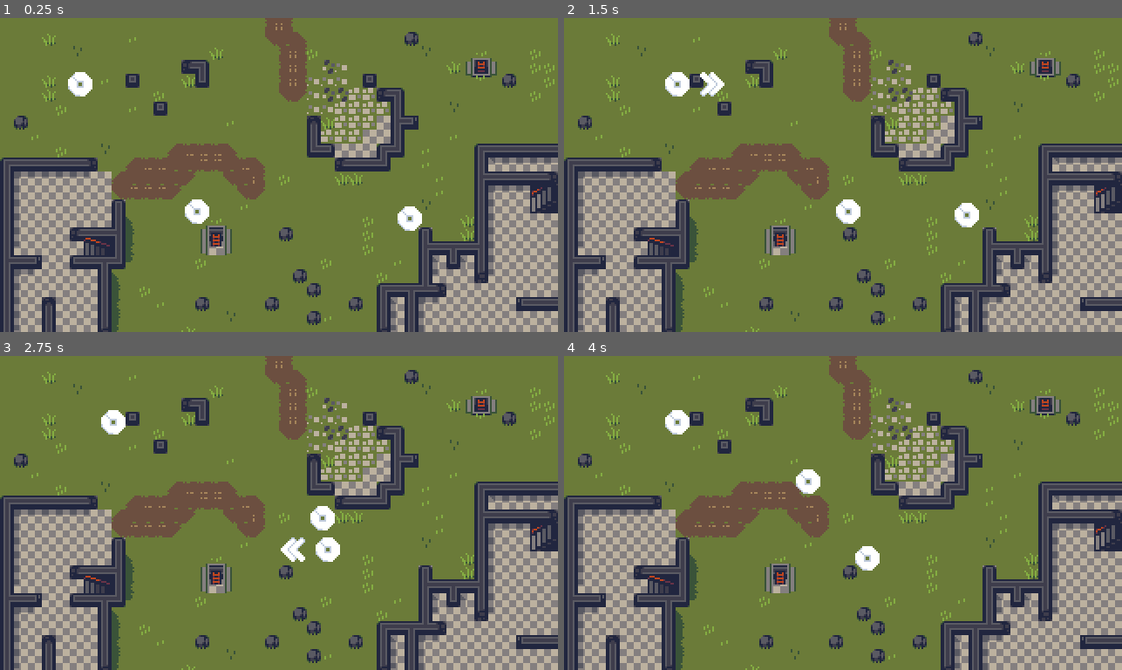
Above: before the commit, frames 1-4 (two rows, left to right).
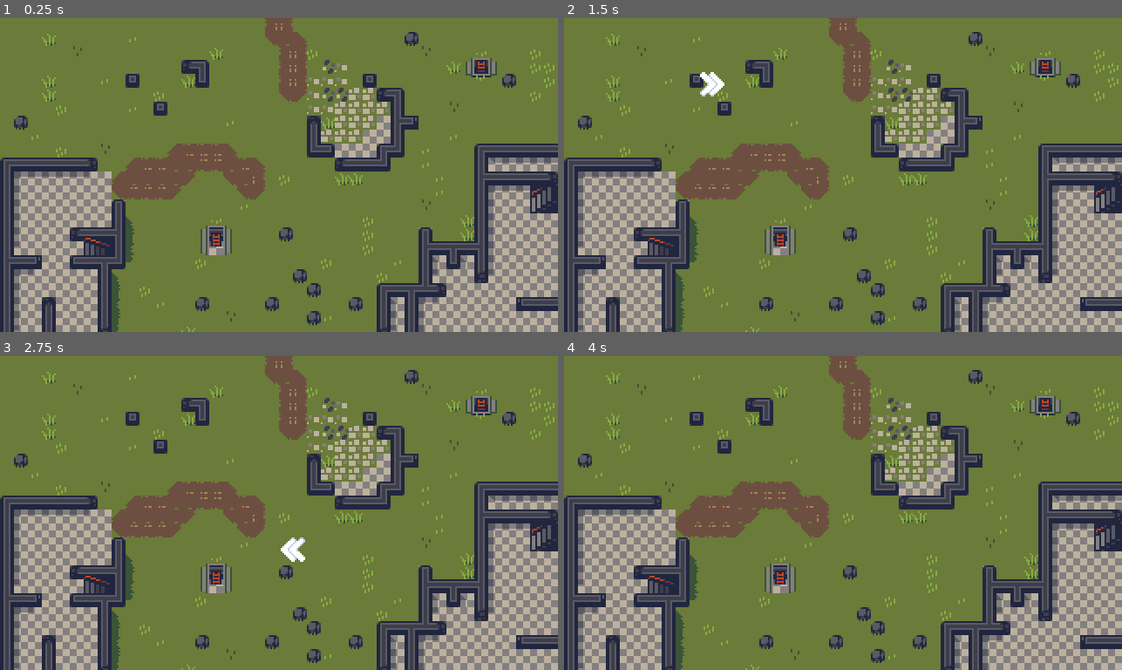
Above: after the commit, the same moments.

Repository: Lysquid/GMTK-2023
Game: Godot game, scene res://src/main.tscn
Two runs of this game, one before a commit and one after it. Both use one fixed random seed, a clock stepped at 60 frames per second and the inputs below.
Inputs (mouse positions are in pixels of both pictures, inside the frame that each line leads up to):
- Up to frame 1 (0.25 s): no input
- Up to frame 2 (1.5 s): move the mouse to (971, 218) at 0.52 s; click (971, 218) at 0.6 s; move the mouse to (675, 83) at 1.27 s; click (675, 83) at 1.35 s
- Up to frame 3 (2.75 s): move the mouse to (318, 550) at 2.02 s; click (318, 550) at 2.1 s
- Up to frame 4 (4 s): move the mouse to (815, 575) at 2.77 s; click (815, 575) at 2.85 s; move the mouse to (1010, 560) at 3.52 s; click (1010, 560) at 3.6 s

The runs differ from the first frame. In frame 1, 0.8% of the frame differs, in the area x 12-76%, y 17-68%; in frame 2, 0.8%; in frame 3, 0.8%; in frame 4, 0.8%.

Commit message:
Add zombie animations

Diff:
--- /dev/null
+++ b/src/entities/headless_zombie.tscn
@@ -0,0 +1,60 @@
+[gd_scene load_steps=10 format=3 uid="uid://bicgawf0etonw"]
+
+[ext_resource type="PackedScene" uid="uid://d3lvcsjo3xb7y" path="res://src/entities/zombie.tscn" id="1_p58vi"]
+[ext_resource type="Texture2D" uid="uid://gt2rwk36bbfw" path="res://assets/characters/png/headless_idle.png" id="2_4klsp"]
+[ext_resource type="Texture2D" uid="uid://bd84maplcarl1" path="res://assets/characters/png/headless_running.png" id="3_5163d"]
+
+[sub_resource type="AtlasTexture" id="AtlasTexture_nhuuj"]
+atlas = ExtResource("2_4klsp")
+region = Rect2(0, 0, 10, 10)
+
+[sub_resource type="AtlasTexture" id="AtlasTexture_exopo"]
+atlas = ExtResource("2_4klsp")
+region = Rect2(10, 0, 10, 10)
+
+[sub_resource type="AtlasTexture" id="AtlasTexture_orm10"]
+atlas = ExtResource("3_5163d")
+region = Rect2(0, 0, 10, 10)
+
+[sub_resource type="AtlasTexture" id="AtlasTexture_xha43"]
+atlas = ExtResource("3_5163d")
+region = Rect2(10, 0, 10, 10)
+
+[sub_resource type="AtlasTexture" id="AtlasTexture_pr0xd"]
+atlas = ExtResource("3_5163d")
+region = Rect2(20, 0, 10, 10)
+
+[sub_resource type="SpriteFrames" id="SpriteFrames_li8ne"]
+animations = [{
+"frames": [{
+"duration": 4.0,
+"texture": SubResource("AtlasTexture_nhuuj")
+}, {
+"duration": 4.0,
+"texture": SubResource("AtlasTexture_exopo")
+}],
+"loop": true,
+"name": &"idle",
+"speed": 5.0
+}, {
+"frames": [{
+"duration": 1.0,
+"texture": SubResource("AtlasTexture_orm10")
+}, {
+"duration": 1.0,
+"texture": SubResource("AtlasTexture_xha43")
+}, {
+"duration": 1.0,
+"texture": SubResource("AtlasTexture_pr0xd")
+}],
+"loop": true,
+"name": &"running",
+"speed": 5.0
+}]
+
+[node name="headless_zombie" instance=ExtResource("1_p58vi")]
+
+[node name="AnimatedSprite2D" parent="." index="1"]
+sprite_frames = SubResource("SpriteFrames_li8ne")
+animation = &"idle"
+frame_progress = 0.428139
--- /dev/null
+++ b/src/entities/normal_zombie.tscn
@@ -0,0 +1,121 @@
+[gd_scene load_steps=19 format=3 uid="uid://cxomcvon07u4p"]
+
+[ext_resource type="PackedScene" uid="uid://d3lvcsjo3xb7y" path="res://src/entities/zombie.tscn" id="1_5cq5v"]
+[ext_resource type="Texture2D" uid="uid://co6u2vxf0v7kb" path="res://assets/characters/png/attack.png" id="2_n8v8w"]
+[ext_resource type="Texture2D" uid="uid://c1vq04d531dbx" path="res://assets/characters/png/zombie_death.png" id="3_e762c"]
+[ext_resource type="Texture2D" uid="uid://b5komdwj73j0v" path="res://assets/characters/png/zombie_idle.png" id="4_cpbuj"]
+[ext_resource type="Texture2D" uid="uid://x87crmhcvhrw" path="res://assets/characters/png/running.png" id="5_n5uax"]
+
+[sub_resource type="AtlasTexture" id="AtlasTexture_h5la1"]
+atlas = ExtResource("2_n8v8w")
+region = Rect2(0, 0, 10, 10)
+
+[sub_resource type="AtlasTexture" id="AtlasTexture_dfjsp"]
+atlas = ExtResource("2_n8v8w")
+region = Rect2(10, 0, 10, 10)
+
+[sub_resource type="AtlasTexture" id="AtlasTexture_6jh1f"]
+atlas = ExtResource("2_n8v8w")
+region = Rect2(20, 0, 10, 10)
+
+[sub_resource type="AtlasTexture" id="AtlasTexture_yduqw"]
+atlas = ExtResource("3_e762c")
+region = Rect2(0, 0, 10, 10)
+
+[sub_resource type="AtlasTexture" id="AtlasTexture_gv8pv"]
+atlas = ExtResource("3_e762c")
+region = Rect2(10, 0, 10, 10)
+
+[sub_resource type="AtlasTexture" id="AtlasTexture_33ndq"]
+atlas = ExtResource("3_e762c")
+region = Rect2(20, 0, 10, 10)
+
+[sub_resource type="AtlasTexture" id="AtlasTexture_3gjs8"]
+atlas = ExtResource("3_e762c")
+region = Rect2(30, 0, 10, 10)
+
+[sub_resource type="AtlasTexture" id="AtlasTexture_njmsh"]
+atlas = ExtResource("4_cpbuj")
+region = Rect2(0, 0, 10, 10)
+
+[sub_resource type="AtlasTexture" id="AtlasTexture_mkr25"]
+atlas = ExtResource("4_cpbuj")
+region = Rect2(10, 0, 10, 10)
+
+[sub_resource type="AtlasTexture" id="AtlasTexture_puiuy"]
+atlas = ExtResource("5_n5uax")
+region = Rect2(0, 0, 10, 10)
+
+[sub_resource type="AtlasTexture" id="AtlasTexture_ryk61"]
+atlas = ExtResource("5_n5uax")
+region = Rect2(10, 0, 10, 10)
+
+[sub_resource type="AtlasTexture" id="AtlasTexture_05iih"]
+atlas = ExtResource("5_n5uax")
+region = Rect2(20, 0, 10, 10)
+
+[sub_resource type="SpriteFrames" id="SpriteFrames_b0ajn"]
+animations = [{
+"frames": [{
+"duration": 2.0,
+"texture": SubResource("AtlasTexture_h5la1")
+}, {
+"duration": 2.0,
+"texture": SubResource("AtlasTexture_dfjsp")
+}, {
+"duration": 2.0,
+"texture": SubResource("AtlasTexture_6jh1f")
+}],
+"loop": true,
+"name": &"attack",
+"speed": 5.0
+}, {
+"frames": [{
+"duration": 1.0,
+"texture": SubResource("AtlasTexture_yduqw")
+}, {
+"duration": 1.0,
+"texture": SubResource("AtlasTexture_gv8pv")
+}, {
+"duration": 1.0,
+"texture": SubResource("AtlasTexture_33ndq")
+}, {
+"duration": 1.0,
+"texture": SubResource("AtlasTexture_3gjs8")
+}],
+"loop": true,
+"name": &"death",
+"speed": 5.0
+}, {
+"frames": [{
+"duration": 4.0,
+"texture": SubResource("AtlasTexture_njmsh")
+}, {
+"duration": 4.0,
+"texture": SubResource("AtlasTexture_mkr25")
+}],
+"loop": true,
+"name": &"idle",
+"speed": 5.0
+}, {
+"frames": [{
+"duration": 1.5,
+"texture": SubResource("AtlasTexture_puiuy")
+}, {
+"duration": 1.5,
+"texture": SubResource("AtlasTexture_ryk61")
+}, {
+"duration": 1.5,
+"texture": SubResource("AtlasTexture_05iih")
+}],
+"loop": true,
+"name": &"running",
+"speed": 5.0
+}]
+
+[node name="normal_zombie" instance=ExtResource("1_5cq5v")]
+
+[node name="AnimatedSprite2D" parent="." index="1"]
+sprite_frames = SubResource("SpriteFrames_b0ajn")
+animation = &"idle"
+frame_progress = 0.775444
--- a/src/entities/zombie.gd
+++ b/src/entities/zombie.gd
@@ -11,7 +11,7 @@
 
 
 func _ready():
-	pass # Replace with function body.
+	$AnimatedSprite2D.play("running", 1.0, false)
 
 
 func get_dir():
@@ -20,6 +20,7 @@
 
 
 func kill():
+	$AnimatedSprite2D.play("death", 1.0, false)
 	self.alive = false
 	self.selected = false
 	$CollisionShape2D.set_deferred("disabled", true)
@@ -37,10 +38,12 @@
 	# updating selected variable
 	if selected:
 		if click:
+			$AnimatedSprite2D.play("running", 1.0, false)
 			selected = false
 			direction = dir
 	else:
 		if click and mouse_on_zombie:
+			$AnimatedSprite2D.play("idle", 1.0, false)
 			selected = true
 
 	# showing selection
--- a/src/entities/zombie.tscn
+++ b/src/entities/zombie.tscn
@@ -6,18 +6,26 @@
 [sub_resource type="CircleShape2D" id="CircleShape2D_pkgcy"]
 radius = 7.0
 
-[sub_resource type="AtlasTexture" id="AtlasTexture_bf3o1"]
-atlas = ExtResource("2_p62so")
-region = Rect2(128, 32, 16, 16)
-
-[sub_resource type="SpriteFrames" id="SpriteFrames_f4j3r"]
+[sub_resource type="SpriteFrames" id="SpriteFrames_80f3w"]
 animations = [{
-"frames": [{
-"duration": 1.0,
-"texture": SubResource("AtlasTexture_bf3o1")
-}],
+"frames": [],
 "loop": true,
-"name": &"default",
+"name": &"attack",
+"speed": 5.0
+}, {
+"frames": [],
+"loop": true,
+"name": &"death",
+"speed": 5.0
+}, {
+"frames": [],
+"loop": true,
+"name": &"idle",
+"speed": 5.0
+}, {
+"frames": [],
+"loop": true,
+"name": &"running",
 "speed": 5.0
 }]
 
@@ -33,7 +41,8 @@
 shape = SubResource("CircleShape2D_pkgcy")
 
 [node name="AnimatedSprite2D" type="AnimatedSprite2D" parent="."]
-sprite_frames = SubResource("SpriteFrames_f4j3r")
+sprite_frames = SubResource("SpriteFrames_80f3w")
+animation = &"attack"
 
 [node name="SelectArea" type="Area2D" parent="."]
 collision_layer = 524288
Not shown: 1 places in src/entities/zombie.tscn that only renumber resources
